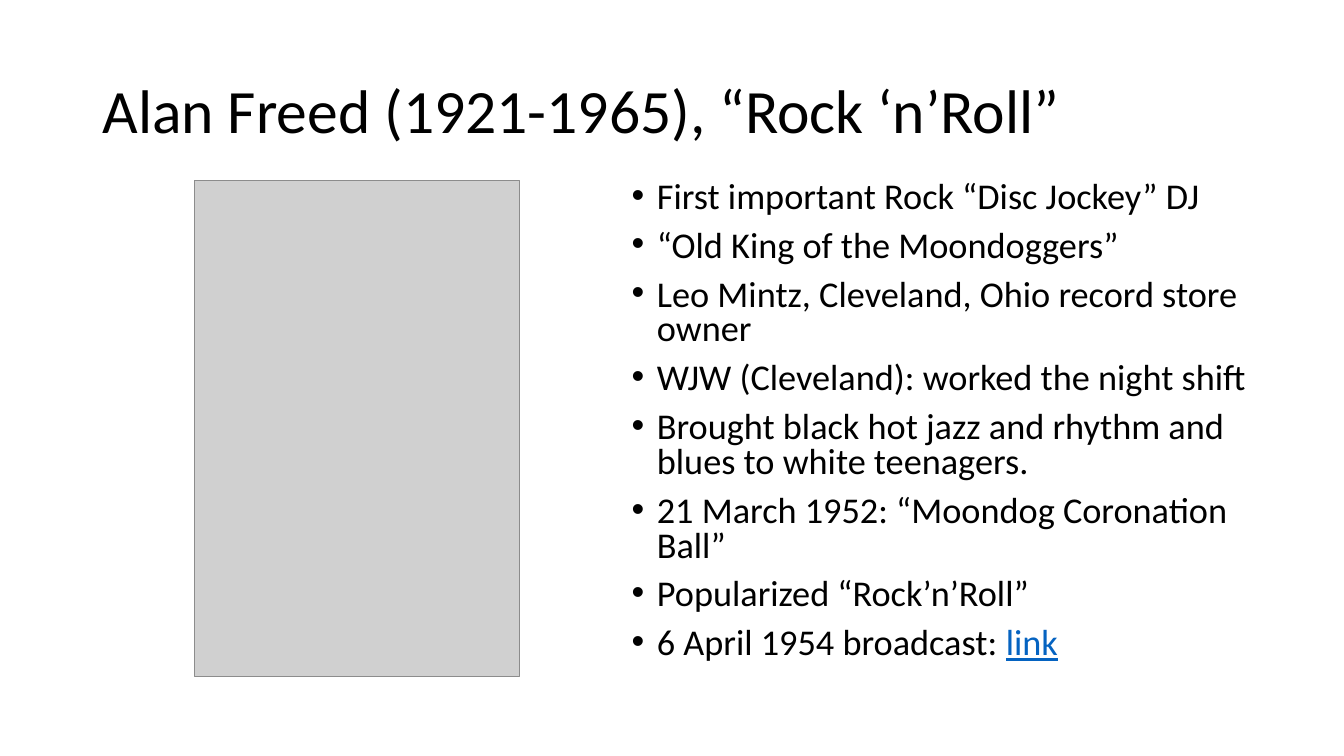
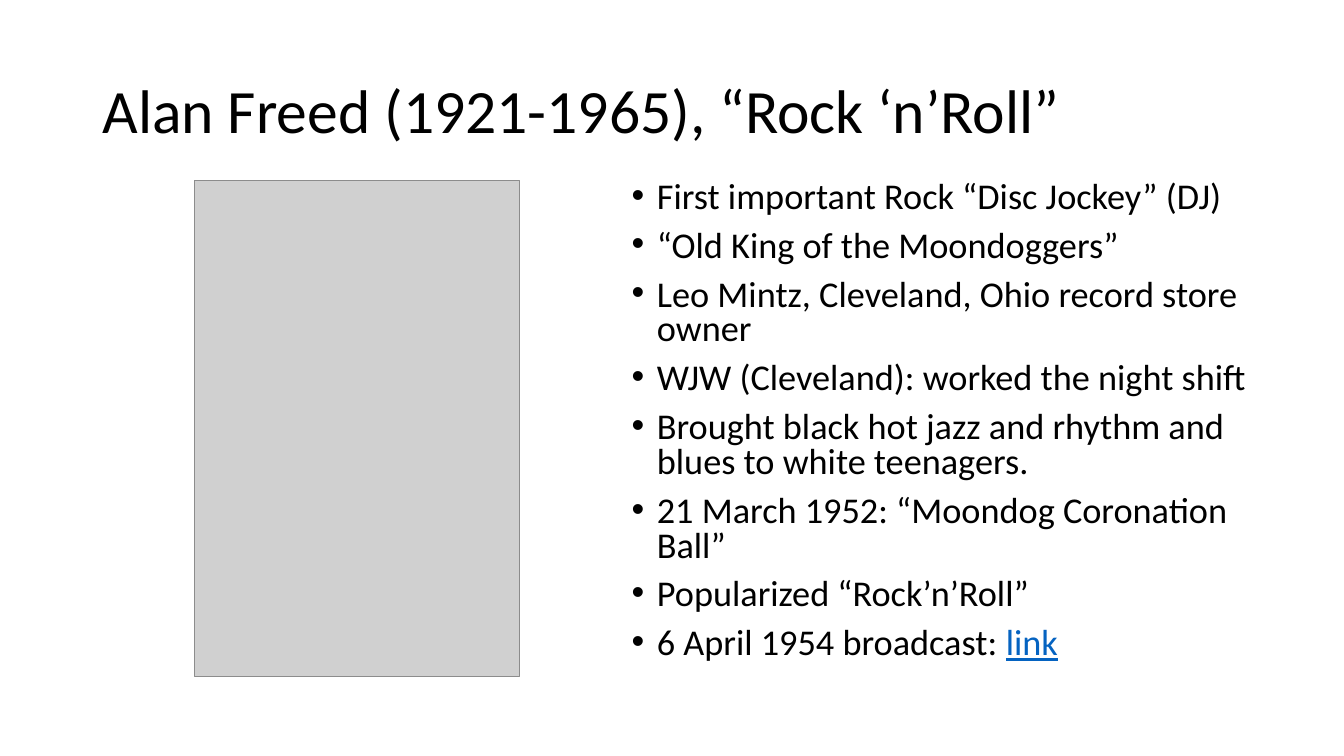
Before and after one commit to mrbaker1917/website, a slide deck: slide 18 of HSTR121/ppts/RockEmerges.pptx (slide 16 before the commit). Drawn at 1344x756 pixels with LibreOffice and Linux fonts; fonts in the diff are those of the drawing; grey boxes stand for pictures; background and template pictures are left out. Boxes give left, top, right and bottom in pixels: in the first picture for what was removed or moved away, otherwise in the second. Text is boxed around its words. In the diff, an @@ line names an element or a change of style, - is before the commit and + after.

```diff
--- a/HSTR121/ppts/RockEmerges.pptx
+++ b/HSTR121/ppts/RockEmerges.pptx
@@ text at bbox=[657, 182, 1221, 215]: text changed @@
-• First important Rock “Disc Jockey” DJ
+• First important Rock “Disc Jockey” (DJ)
```
Also in this commit, not shown: 1 other slide changed, 2 slides added, 1 other file.
